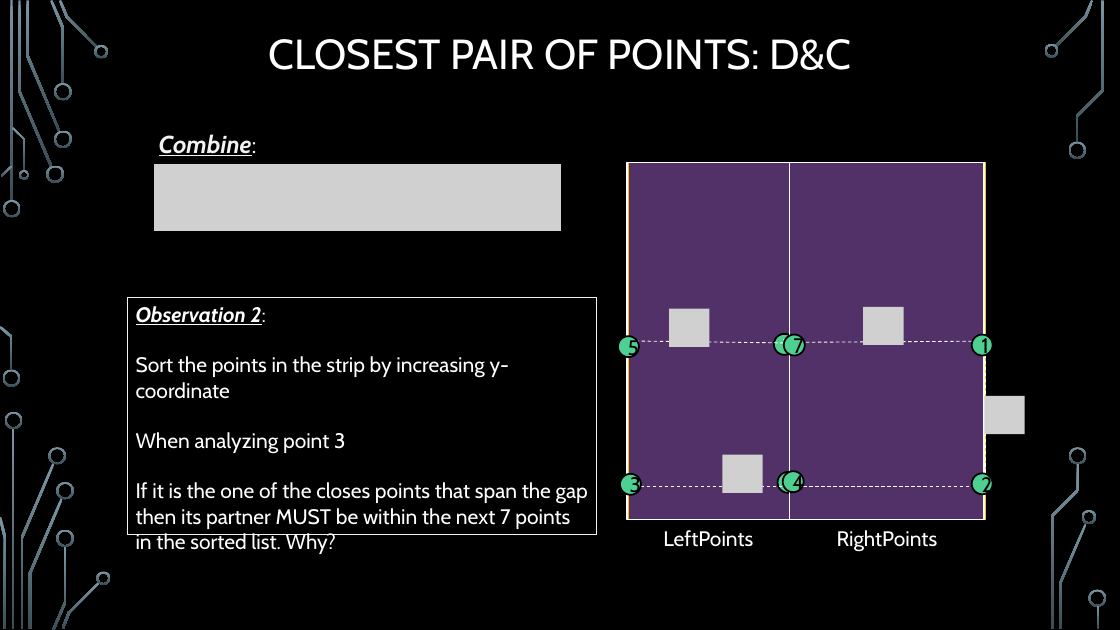
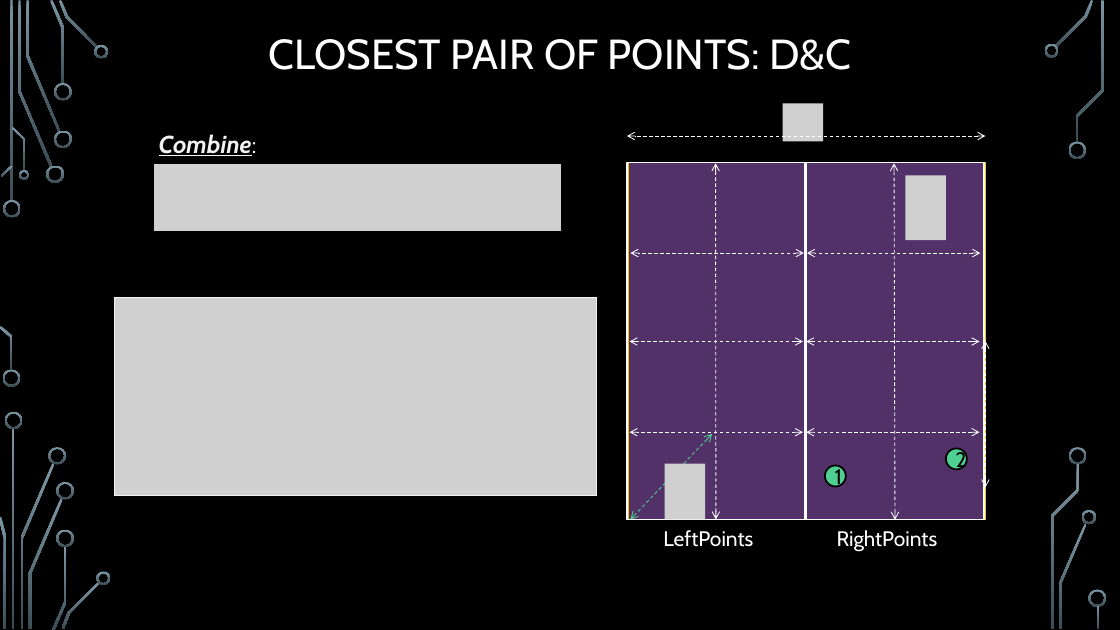
Before and after one commit to markfloryan/dsa2, a slide deck: slide 12 of slides/03-4-ClosestPair.pptx. Drawn at 1120x630 pixels with LibreOffice and Linux fonts; fonts in the diff are those of the drawing; grey boxes stand for pictures; background and template pictures are left out. Boxes give left, top, right and bottom in pixels: in the first picture for what was removed or moved away, otherwise in the second. Text is boxed around its words. In the diff, an @@ line names an element or a change of style, - is before the commit and + after.

```diff
--- a/slides/03-4-ClosestPair.pptx
+++ b/slides/03-4-ClosestPair.pptx
@@ picture added at [783,103,823,141] @@
@@ double arrow moved from (627, 486) - (981, 486) to (986, 136) - (627, 136) @@
@@ rectangle: place and size @@
-rectangle at [627,162,790,519]
+rectangle at [627,162,805,519]
@@ double arrow added from (716, 519) to (716, 163), #FFFFFF 0.75 pt dashed @@
@@ rectangle: place and size @@
-rectangle at [790,163,984,520]
+rectangle at [807,163,985,520]
@@ double arrow moved from (790, 486) - (790, 341) to (895, 520) - (894, 163) @@
@@ picture added at [906,176,946,240] @@
@@ double arrow moved from (791, 343) - (627, 341) to (804, 253) - (631, 253) @@
@@ double arrow added from (981, 253) to (807, 253), #FFFFFF 0.75 pt dashed @@
@@ picture added at [115,297,597,496] @@
@@ rectangle removed at [128,297,597,535] @@
-Observation 2:
-Sort the points in the strip by increasing y-coordinate
-When analyzing point 3
-If it is the one of the closes points that span the gap then its partner MUST be within the next 7 points in the sorted list. Why?
@@ picture removed at [669,309,709,347] @@
@@ picture removed at [864,307,904,344] @@
@@ ellipse removed at [618,336,639,357] @@
-5
@@ double arrow added from (803, 342) to (630, 342), #FFFFFF 0.75 pt dashed @@
@@ ellipse removed at [774,334,795,355] @@
-6
@@ ellipse removed at [784,334,805,355] @@
-7
@@ double arrow moved from (986, 341) - (788, 343) to (980, 342) - (807, 342) @@
@@ picture removed at [985,396,1025,434] @@
@@ double arrow added from (803, 433) to (630, 433), #FFFFFF 0.75 pt dashed @@
@@ double arrow added from (712, 434) to (631, 519), #4FD093 0.75 pt dashed @@
@@ double arrow added from (980, 433) to (807, 433), #FFFFFF 0.75 pt dashed @@
@@ ellipse "2": place and size @@
-ellipse "2" at [972,473,993,494]
+ellipse "2" at [946,449,967,470]
@@ ellipse removed at [620,474,641,495] @@
-3
@@ picture added at [665,464,705,519] @@
@@ picture removed at [723,455,763,492] @@
@@ ellipse removed at [778,472,799,493] @@
-8
@@ ellipse removed at [783,471,804,492] @@
-4
@@ ellipse "1": place and size @@
-ellipse "1" at [972,334,993,355]
+ellipse "1" at [825,465,846,486]
```
Also in this commit, not shown: 1 other slide changed, 7 slides added, 11 other files.
